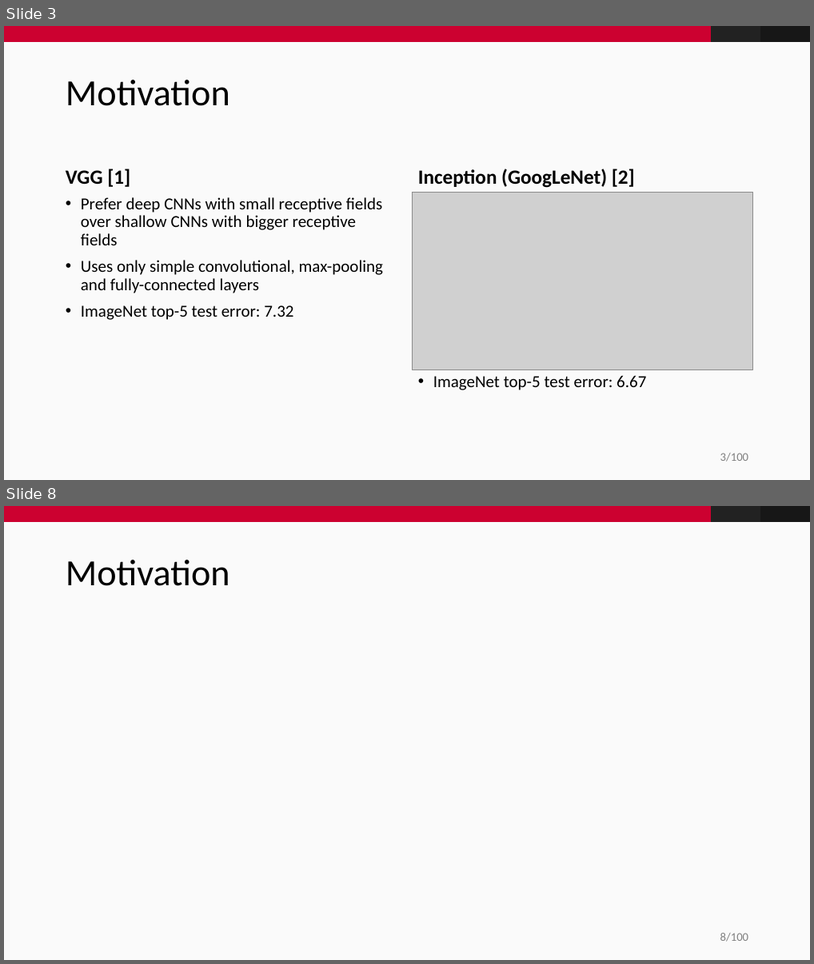
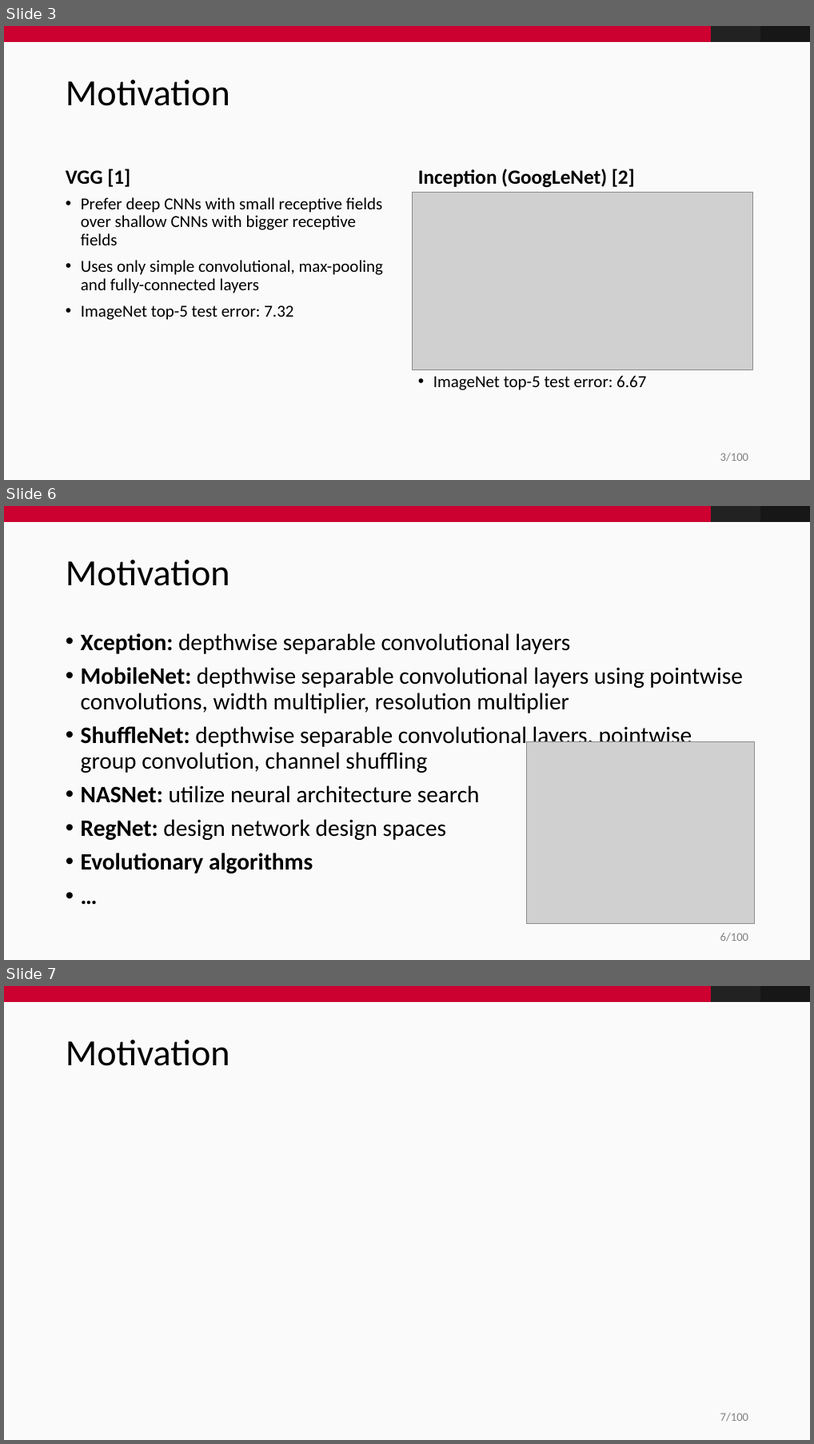
Before and after one commit to fidsusj/CVDL-Seminar, a slide deck: presentation/presentation.pptx. Shown one above the other, each under a label of ours: slides 3 and 8 before the commit, slides 3, 6 and 7 after it; the slides between them are not shown. The pictures are 814x964 and 814x1444 pixels, drawn with LibreOffice and Linux fonts; fonts in the diff are those of the drawing; grey boxes stand for pictures; background and template pictures are left out. Boxes give left, top, right and bottom in pixels: in the first picture for what was removed or moved away, otherwise in the second. Text is boxed around its words. In the diff, an @@ line names an element or a change of style, - is before the commit and + after.

Commit message:
added CNN evolution

```diff
--- a/presentation/presentation.pptx
+++ b/presentation/presentation.pptx
@@ slide 6 added at box(4, 506, 810, 960), background #FAFAFA; not listed: 4 template elements that a slide beside it also shows @@
@@ title added at box(66, 560, 230, 586), 44 pt, text #000000 @@
+Motivation
@@ text added at box(81, 633, 742, 873), 28 pt, text #000000 @@
+• Xception: depthwise separable convolutional layers
+• MobileNet: depthwise separable convolutional layers using pointwise convolutions, width multiplier, resolution multiplier
+• ShuffleNet: depthwise separable convolutional layers, pointwise group convolution, channel shuffling
+• NASNet: utilize neural architecture search
+• RegNet: design network design spaces
+• Evolutionary algorithms
+• …
@@ picture added at box(527, 742, 755, 924) @@
@@ what was slide 8 is now slide 7 @@
@@ page number at box(721, 1412, 749, 1421): text changed @@
-8/100
+7/100
```
Also in this commit, not shown: 2 slides changed, 1 other slide added, 3 slides removed.
